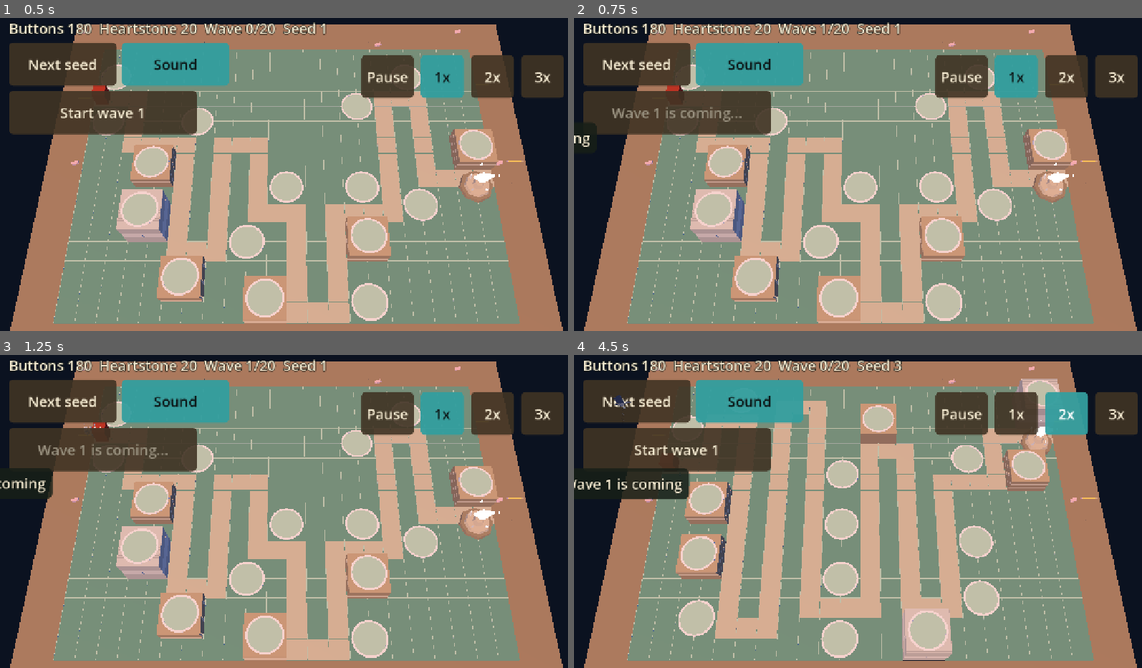
Above: before the commit, frames 1-4 (two rows, left to right).
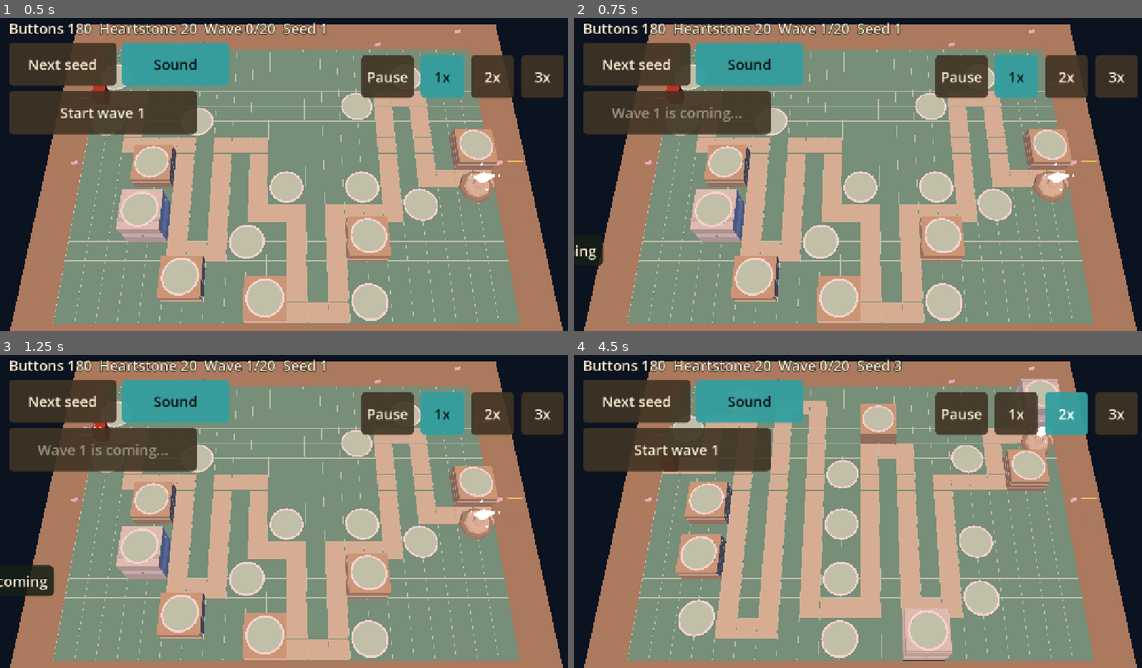
Above: after the commit, the same moments.

Repository: juanpalopez/psychic-bassoon
Game: Godot game, scene res://main.tscn
Same seed, same stepped clock (60 frames per second), same inputs: the game is played once before the commit and once after it.
Inputs:
- Up to frame 1 (0.5 s): no input
- Up to frame 2 (0.75 s): click "Start wave 1" at 0.5 s
- Up to frame 3 (1.25 s): no input
- Up to frame 4 (4.5 s): click "Next seed" at 1.25 s; click "Start wave 1" at 2 s; click "Next seed" at 2.75 s; click "1x" at 3.5 s; click "2x" at 4.25 s

Frame 1 is identical in both runs. In frame 2, 0.3% of the frame differs, in the area x 0-6%, y 33-80%; in frame 3, 0.8%; in frame 4, 1.3%, in the area x 0-21%, y 12-47%.

Commit message:
fix(ui): keep the crow clear of the HUD, idle at rest, reset per run
The crow now flies below the top bar and left buttons, stops processing while
idle, drops its queue when a new run starts, and has a reduced-motion switch
that stops the bob (the platform adapter does not exist yet).

Refs #251

Co-Authored-By: Claude Sonnet 5.5 <noreply@anthropic.com>
Claude-Session: https://claude.ai/code/session_013kCD1gD2mF2bzJQYitQCV3

Diff:
--- a/godot/main.gd
+++ b/godot/main.gd
@@ -231,6 +231,7 @@
 
 ## Starts a fresh game on a map seed.
 func _start(map_seed: int) -> void:
+	_crow.clear()
 	_board.map_seed = map_seed
 	_game = Game.create(map_seed)
 	_clock = Clock.new()
--- a/godot/tests/ui/test_messenger_crow.gd
+++ b/godot/tests/ui/test_messenger_crow.gd
@@ -92,3 +92,56 @@
 	main._after_tick(main._game)
 	assert_eq(main._crow.text(), "Wave 1 is coming")
 	assert_true(main._crow.visible)
+
+
+func test_a_huge_step_plays_every_queued_message_through_to_rest() -> void:
+	var crow := _crow()
+	for i in ALERTS.CROW_MAX_QUEUE + 1:
+		crow.deliver("m%d" % i)
+	crow.advance(1000.0)
+	assert_eq(crow.phase(), MessengerCrow.Phase.IDLE)
+	assert_eq(crow.pending(), 0)
+
+
+func test_a_message_delivered_while_flying_out_is_shown_next() -> void:
+	var crow := _crow()
+	crow.deliver("first")
+	crow.advance(ALERTS.CROW_FLY_SECONDS + ALERTS.CROW_HOLD_SECONDS + 0.1)
+	assert_eq(crow.phase(), MessengerCrow.Phase.FLYING_OUT)
+	crow.deliver("late")
+	crow.advance(ALERTS.CROW_FLY_SECONDS)
+	assert_eq(crow.text(), "late")
+	assert_eq(crow.phase(), MessengerCrow.Phase.FLYING_IN)
+
+
+func test_clearing_sends_the_crow_home_and_drops_the_queue() -> void:
+	var crow := _crow()
+	crow.deliver("a")
+	crow.deliver("b")
+	crow.clear()
+	assert_eq(crow.phase(), MessengerCrow.Phase.IDLE)
+	assert_eq(crow.pending(), 0)
+	assert_false(crow.visible)
+
+
+func test_the_crow_only_runs_every_frame_while_it_is_out() -> void:
+	var crow := _crow()
+	assert_false(crow.is_processing())
+	crow.deliver("a")
+	assert_true(crow.is_processing())
+	crow.advance(1000.0)
+	assert_false(crow.is_processing())
+
+
+func test_the_crow_flies_below_the_top_bar_and_the_left_hand_buttons() -> void:
+	assert_gt(MessengerCrow.TOP_MARGIN, 280.0)
+
+
+func test_reduced_motion_stops_the_bob() -> void:
+	var crow := _crow()
+	crow.reduced_motion = true
+	crow.deliver("a")
+	crow.advance(0.3)
+	var first: float = crow.get_child(0).position.y
+	crow.advance(0.2)
+	assert_eq(crow.get_child(0).position.y, first)
--- a/godot/ui/messenger_crow.gd
+++ b/godot/ui/messenger_crow.gd
@@ -9,8 +9,9 @@
 const ALERTS := preload("res://content/alerts.gd")
 const MODEL := "res://assets/models/ui/messenger_crow.glb"
 const THEME := preload("res://ui/hud_theme.tres")
-const VIEW_SIZE := 240
-const TOP_MARGIN := 16.0
+const VIEW_SIZE := 200
+## Below the top bar and the left-hand buttons, so the crow never flies over them.
+const TOP_MARGIN := 290.0
 const SCROLL_GAP := 8.0
 const BOB_HEIGHT := 10.0
 const BOB_SPEED := 6.0
@@ -18,6 +19,10 @@
 const CAMERA_POSITION := Vector3(0.0, 0.3, 1.5)
 const CAMERA_TARGET := Vector3(0.0, 0.3, 0.0)
 const FACE_RIGHT_DEGREES := 90.0
+
+## Set from the platform's reduced-motion setting once that adapter exists: the crow then
+## stops bobbing.
+var reduced_motion := false
 
 var _phase := Phase.IDLE
 var _elapsed := 0.0
@@ -38,6 +43,7 @@
 	_build_view()
 	_build_scroll()
 	_show_phase()
+	set_process(false)
 
 
 ## Queues a message for the crow to carry; an empty one is ignored.
@@ -67,6 +73,17 @@
 	_show_phase()
 
 
+## Empties the queue and sends the crow home (a new run starts).
+func clear() -> void:
+	_queue.clear()
+	_phase = Phase.IDLE
+	_elapsed = 0.0
+	_text = ""
+	if _viewport != null:
+		_show_phase()
+		set_process(false)
+
+
 func phase() -> Phase:
 	return _phase
 
@@ -110,6 +127,7 @@
 	_phase = Phase.FLYING_IN
 	_elapsed = 0.0
 	_show_phase()
+	set_process(true)
 
 
 func _next_phase() -> void:
@@ -121,6 +139,7 @@
 		Phase.FLYING_OUT:
 			if _queue.is_empty():
 				_phase = Phase.IDLE
+				set_process(false)
 			else:
 				_text = _queue.pop_front()
 				_phase = Phase.FLYING_IN
@@ -137,14 +156,16 @@
 	_viewport.render_target_update_mode = (
 		SubViewport.UPDATE_ALWAYS if active else SubViewport.UPDATE_DISABLED
 	)
-	_label.text = _text
+	if _label.text != _text:
+		_label.text = _text
+		_scroll.reset_size()
 	if not active:
 		return
 	var across := size.x + float(VIEW_SIZE)
 	var x := position_fraction() * across - float(VIEW_SIZE)
-	var y := TOP_MARGIN + sin(_clock * BOB_SPEED) * BOB_HEIGHT
+	var bob := 0.0 if reduced_motion else sin(_clock * BOB_SPEED) * BOB_HEIGHT
+	var y := TOP_MARGIN + bob
 	_container.position = Vector2(x, y)
-	_scroll.reset_size()
 	_scroll.position = Vector2(
 		x + float(VIEW_SIZE) / 2.0 - _scroll.size.x / 2.0, y + float(VIEW_SIZE) + SCROLL_GAP
 	)
